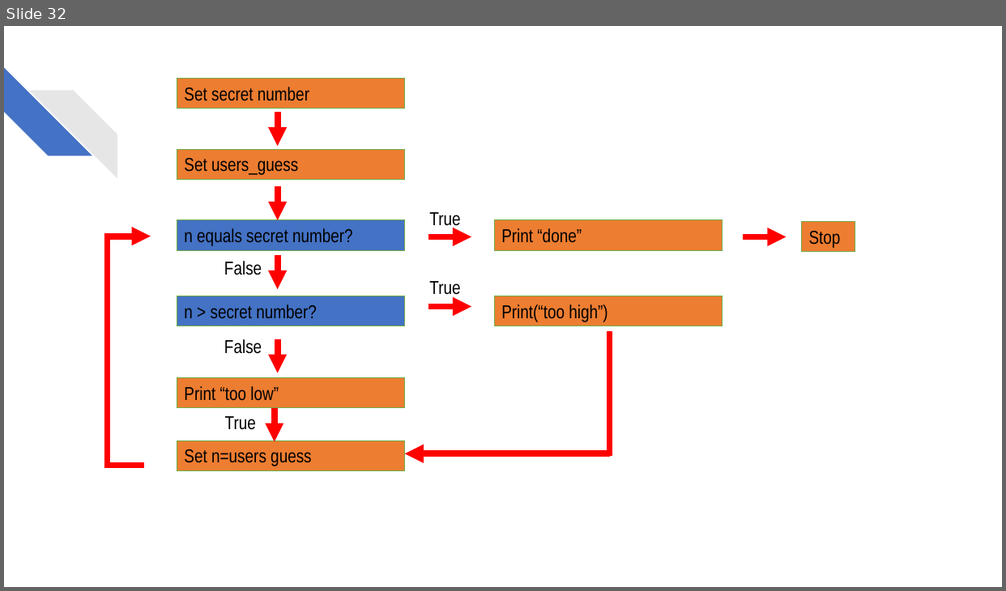
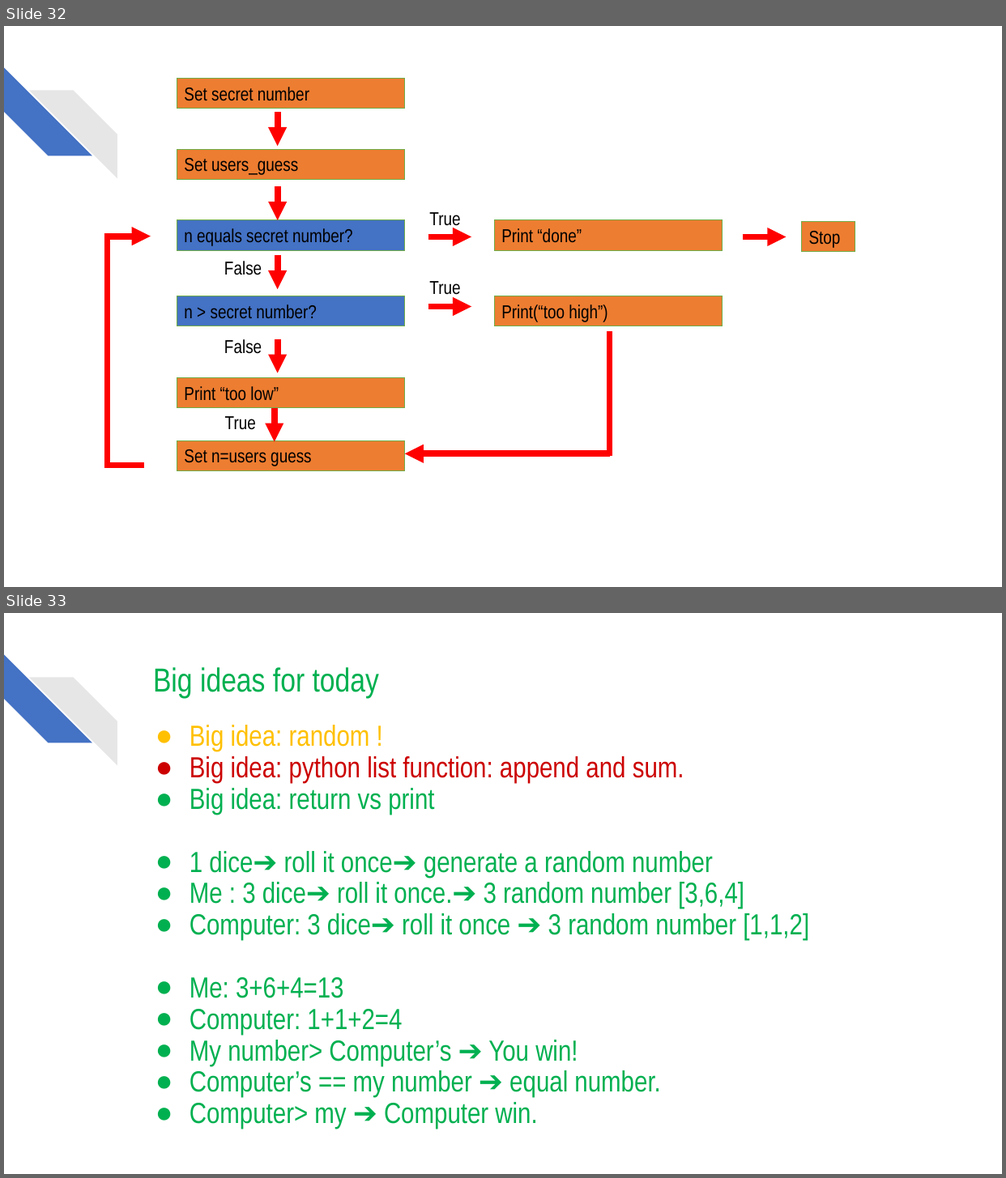
Before and after one commit to chicheng86/Python_Summer_Camp, a slide deck: Python summer camp-section2.pptx. Shown one above the other, each under a label of ours: slide 32 before the commit, slides 32 and 33 after it. The pictures are 1006x591 and 1006x1178 pixels, drawn with LibreOffice and Linux fonts; fonts in the diff are those of the drawing. Boxes give left, top, right and bottom in pixels: in the first picture for what was removed or moved away, otherwise in the second. Text is boxed around its words. In the diff, an @@ line names an element or a change of style, - is before the commit and + after.

```diff
--- a/Python summer camp-section2.pptx
+++ b/Python summer camp-section2.pptx
@@ slide 33 added at box(4, 613, 1002, 1174), background #FFFFFF; not listed: 2 template elements that a slide beside it also shows @@
@@ title added at box(153, 667, 379, 698), 32 pt, text #00B050 @@
+Big ideas for today
@@ text added at box(189, 725, 809, 1130), 28 pt, text #00B050 @@
+● Big idea: random !
+● Big idea: python list function: append and sum.
+● Big idea: return vs print
+● 1 dice➔ roll it once➔ generate a random number
+● Me : 3 dice➔ roll it once.➔ 3 random number [3,6,4]
+● Computer: 3 dice➔ roll it once ➔ 3 random number [1,1,2]
+● Me: 3+6+4=13
+● Computer: 1+1+2=4
+● My number> Computer’s ➔ You win!
+● Computer’s == my number ➔ equal number.
+● Computer> my ➔ Computer win.
```
Also in this commit, not shown: 1 slide changed, 1 other slide added.
